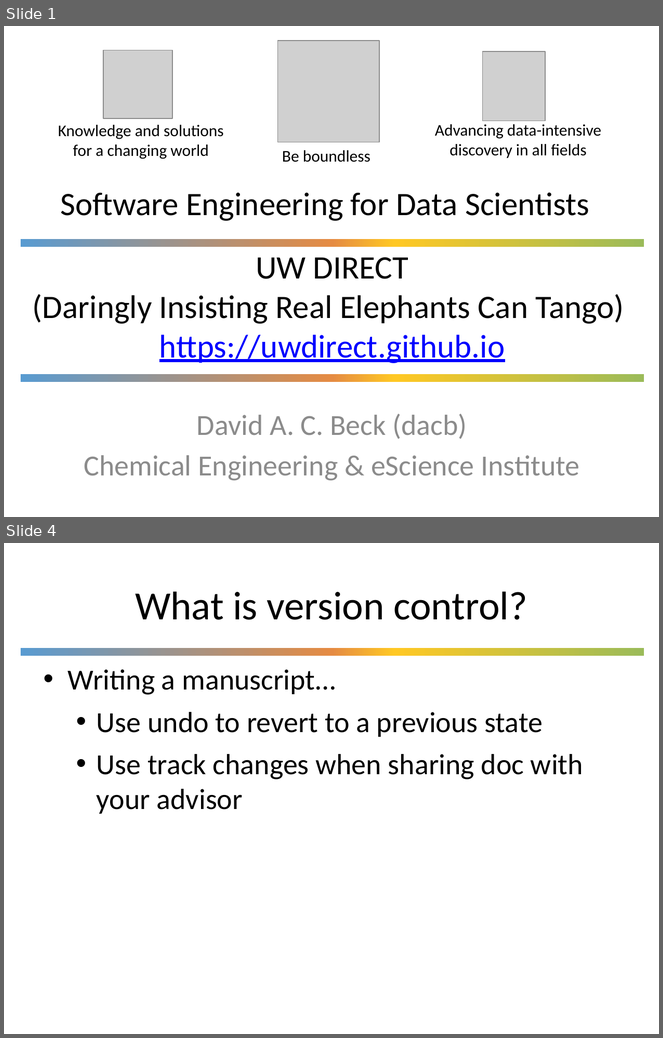
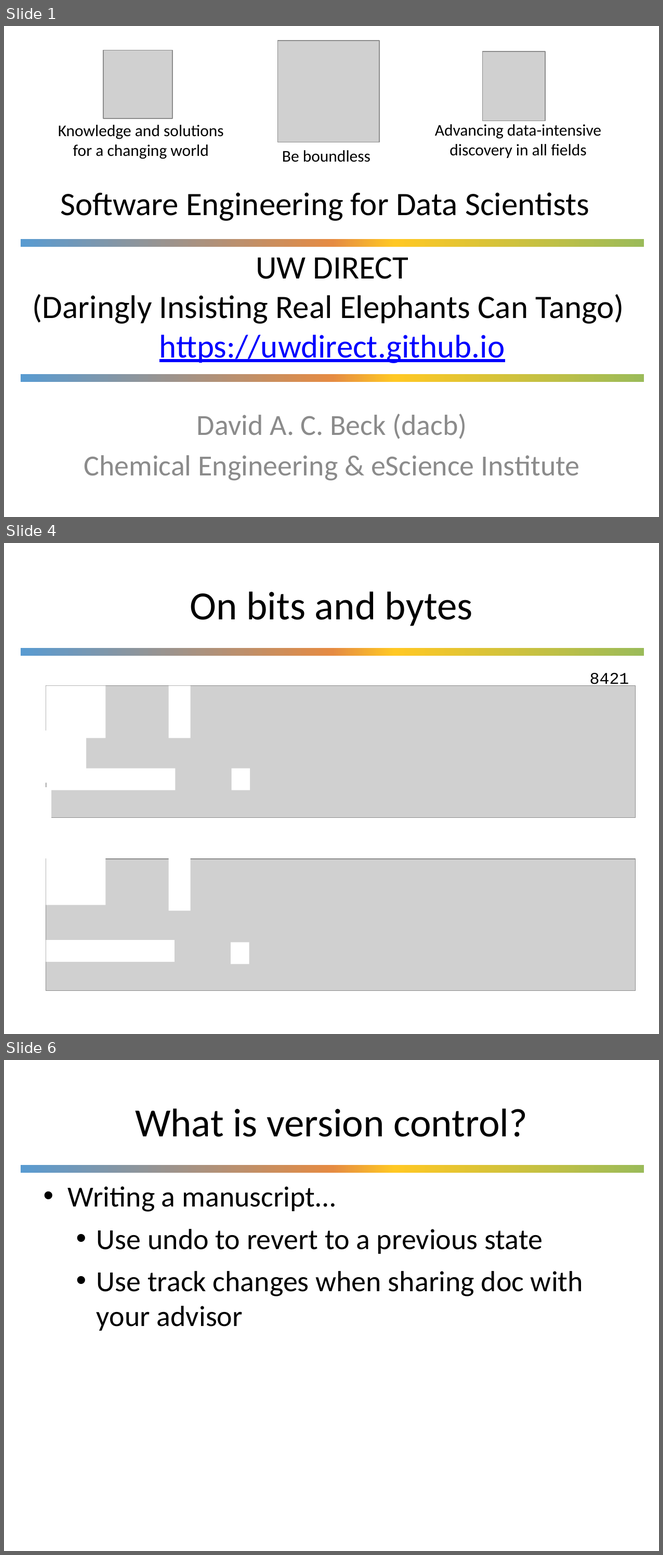
Before and after one commit to UWDIRECT/UWDIRECT.github.io, a slide deck: Wi21_content/SEDS/L3.Version_Control.pptx. Shown one above the other, each under a label of ours: slides 1 and 4 before the commit, slides 1, 4 and 6 after it; the slides between them are not shown. The pictures are 663x1038 and 663x1555 pixels, drawn with LibreOffice and Linux fonts; fonts in the diff are those of the drawing; grey boxes stand for pictures; background and template pictures are left out. Boxes give left, top, right and bottom in pixels: in the first picture for what was removed or moved away, otherwise in the second. Text is boxed around its words. In the diff, an @@ line names an element or a change of style, - is before the commit and + after.

```diff
--- a/Wi21_content/SEDS/L3.Version_Control.pptx
+++ b/Wi21_content/SEDS/L3.Version_Control.pptx
@@ slide 4 added at box(4, 543, 659, 1034), background #FFFFFF; not listed: 1 template element that a slide beside it also shows @@
@@ title added at box(190, 591, 473, 626), 44 pt, text #000000 @@
+On bits and bytes
@@ text added at box(590, 673, 630, 689), 18 pt, text #000000 @@
+8421
@@ picture added at box(46, 686, 636, 818) @@
@@ rectangle added at box(46, 686, 105, 738), fill #FFFFFF @@
@@ rectangle added at box(168, 686, 190, 738), fill #FFFFFF @@
@@ rectangle added at box(27, 730, 87, 783), fill #FFFFFF @@
@@ rectangle added at box(47, 768, 175, 790), fill #FFFFFF @@
@@ rectangle added at box(231, 768, 249, 790), fill #FFFFFF @@
@@ rectangle added at box(22, 787, 52, 839), fill #FFFFFF @@
@@ group added at box(46, 853, 636, 991): 4 rectangles, 1 picture @@
@@ what was slide 4 is now slide 6 @@
```
Also in this commit, not shown: 3 other slides added, 2 slides removed.
